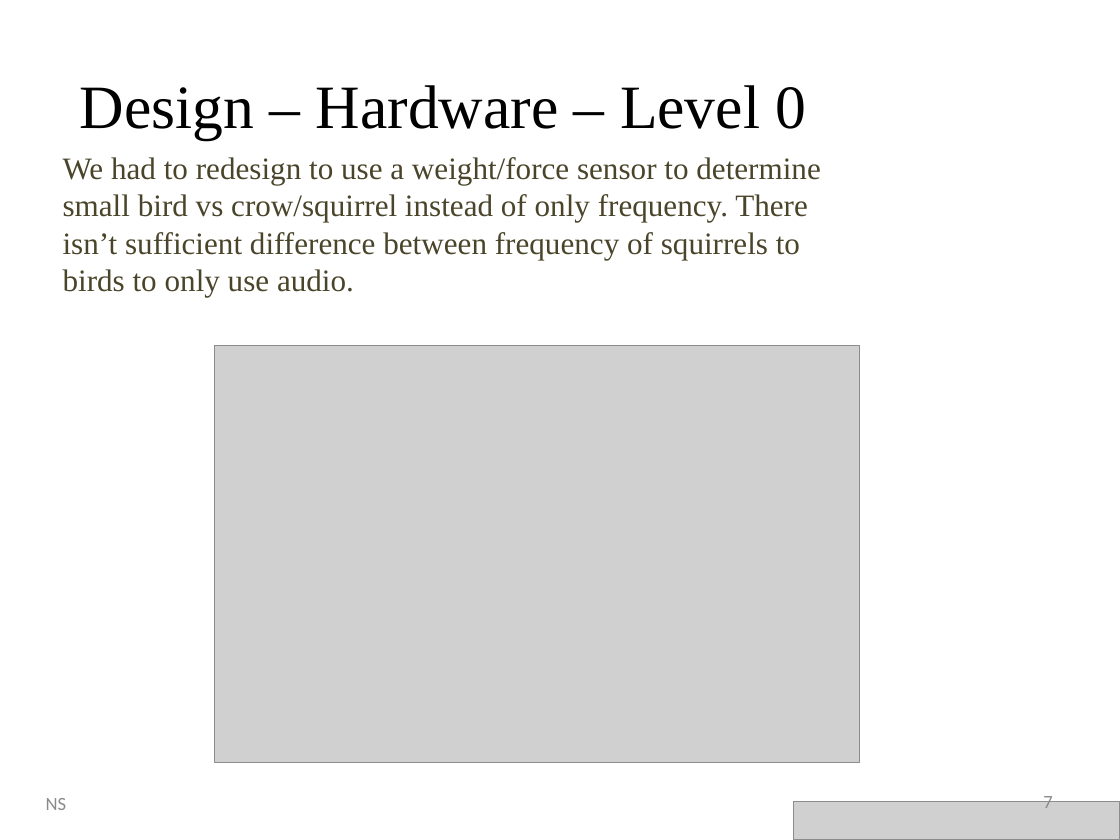
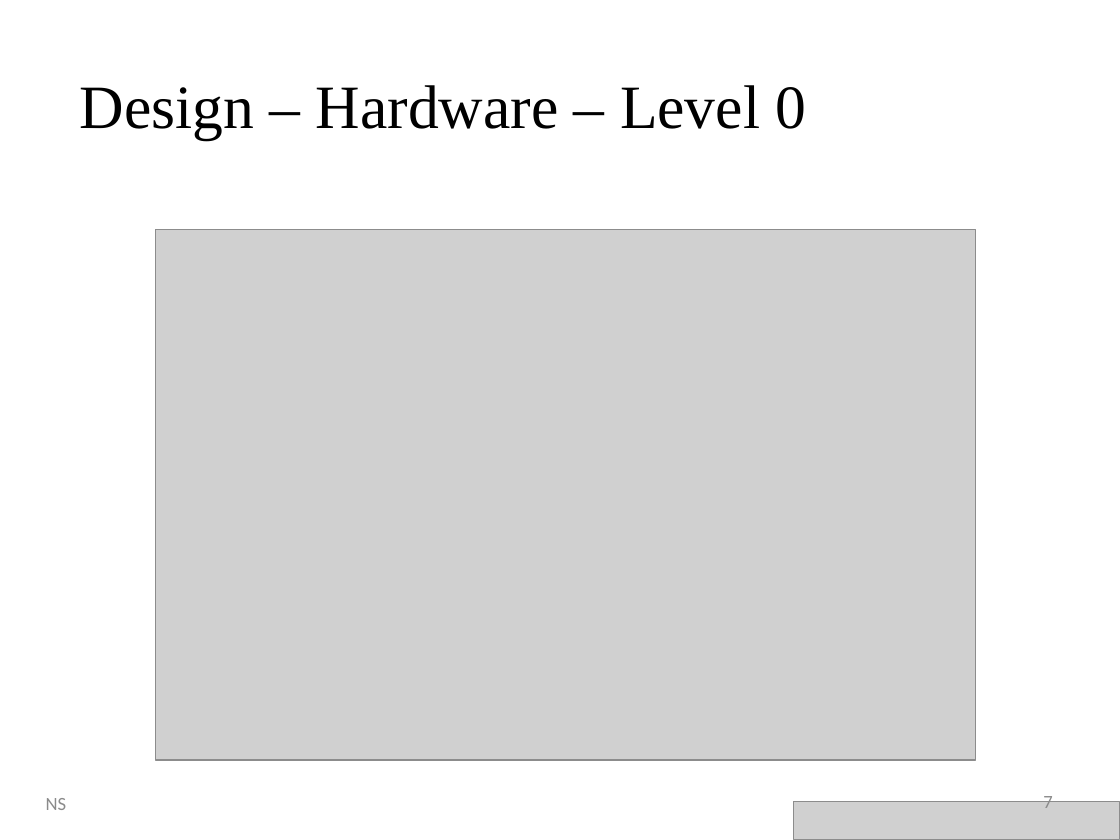
Before and after one commit to Stevie-Nicks-and-the-Xaybanha-Zhous/SelectiveBirdFeeder, a slide deck: slide 7 of Smart_Bird_Feeder_Presentation.pptx. Drawn at 1120x840 pixels with LibreOffice and Linux fonts; fonts in the diff are those of the drawing; grey boxes stand for pictures; background and template pictures are left out. Boxes give left, top, right and bottom in pixels: in the first picture for what was removed or moved away, otherwise in the second. Text is boxed around its words. In the diff, an @@ line names an element or a change of style, - is before the commit and + after.

```diff
--- a/Smart_Bird_Feeder_Presentation.pptx
+++ b/Smart_Bird_Feeder_Presentation.pptx
@@ text removed at [63, 157, 820, 297] @@
-We had to redesign to use a weight/force sensor to determine small bird vs crow/squirrel instead of only frequency. There isn’t sufficient difference between frequency of squirrels to birds to only use audio.
@@ picture: place and size @@
-picture at [215, 345, 860, 762]
+picture at [156, 230, 977, 760]
```
Also in this commit, not shown: 5 other slides changed, 1 slide added.
